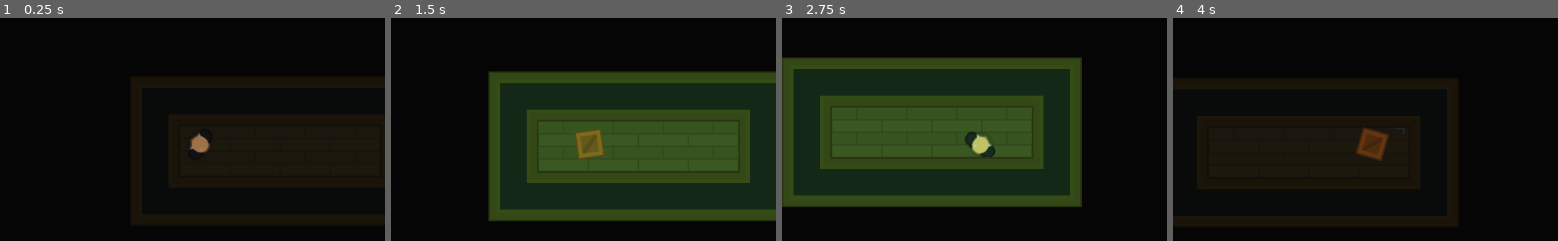
Above: before the commit, frames 1-4 (left to right).
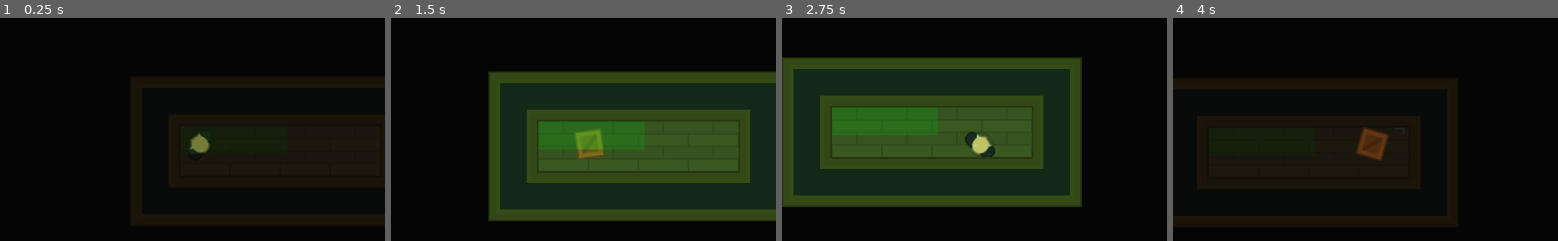
Above: after the commit, the same moments.

Repository: bruhify32/SpyTheGame
Game: Godot game, scene res://Levels/TemplateLevel.tscn
Two runs of this game, one before a commit and one after it. Both use one fixed random seed, a clock stepped at 60 frames per second and the inputs below. This scene is started directly instead of the project's main scene.
Inputs (mouse positions are % of the whole screen's width and height, from its top left):
- Up to frame 1 (0.25 s): no input
- Up to frame 2 (1.5 s): tap Enter at 0.5 s; move the mouse to (73, 45) at 0.52 s; hold D (move_right) 0.53-1.28 s; tap E (toggle_disguise) at 0.6 s; click (73, 45) at 0.67 s; move the mouse to (29, 56) at 1.27 s; hold S (move_down) from 1.28 s (still down); tap Space (torch_vision_mode) at 1.35 s
- Up to frame 3 (2.75 s): move the mouse to (60, 27) at 2.02 s; release S (move_down) at 2.03 s; hold D (move_right) from 2.03 s (still down); tap E (toggle_disguise) at 2.1 s
- Up to frame 4 (4 s): move the mouse to (45, 71) at 2.77 s; release D (move_right) at 2.78 s; hold W (move_up) 2.78-3.53 s; tap Space (torch_vision_mode) at 2.85, 3.5 s; click (45, 71) at 2.92 s; move the mouse to (81, 66) at 3.52 s; hold A (move_left) from 3.53 s (still down); tap E (toggle_disguise) at 3.6 s
The pictures show only the part of the screen within x 24-74%, y 22-72%; the shares and areas given below are measured in that part.

The runs differ from the first frame. In frame 1, 0.3% of the frame differs, in the area x 49-55%, y 52-61%; in frame 2, 0.9%, in the area x 38-66%, y 46-59%; in frame 3, 0.3%; in frame 4, less than 0.1%.

Commit message:
added exit and a free stock music

Diff:
--- /dev/null
+++ b/Levels/Exit.tscn
@@ -0,0 +1,38 @@
+[gd_scene load_steps=4 format=2]
+
+[ext_resource path="res://UI/Theme.tres" type="Theme" id=1]
+[ext_resource path="res://Levels/exit.gd" type="Script" id=2]
+
+[sub_resource type="RectangleShape2D" id=1]
+extents = Vector2( 100, 50 )
+
+[node name="Exit" type="ColorRect"]
+margin_right = 40.0
+margin_bottom = 40.0
+rect_min_size = Vector2( 200, 100 )
+theme = ExtResource( 1 )
+color = Color( 0.364706, 1, 0.27451, 0.411765 )
+script = ExtResource( 2 )
+__meta__ = {
+"_edit_use_anchors_": false
+}
+
+[node name="Label" type="Label" parent="."]
+anchor_left = 0.5
+anchor_top = 0.5
+anchor_right = 0.5
+anchor_bottom = 0.5
+margin_left = -34.0
+margin_top = -13.5
+margin_right = 34.0
+margin_bottom = 13.5
+text = "Exit"
+
+[node name="Area2D" type="Area2D" parent="."]
+position = Vector2( 100, 50 )
+collision_layer = 0
+
+[node name="CollisionShape2D" type="CollisionShape2D" parent="Area2D"]
+shape = SubResource( 1 )
+
+[connection signal="body_entered" from="Area2D" to="." method="_on_Area2D_body_entered"]
--- a/Levels/Level1.tscn
+++ b/Levels/Level1.tscn
@@ -88,4 +88,10 @@
 [node name="BriefCase" parent="Loots" index="0" instance=ExtResource( 7 )]
 position = Vector2( 223.472, 294.966 )
 
+[node name="Exit" parent="." index="10"]
+margin_left = 611.938
+margin_top = 73.1671
+margin_right = 811.938
+margin_bottom = 173.167
+
 [connection signal="combination" from="Computers/Computer" to="LockedDoors/LockedDoor" method="_on_Computer_combination"]
--- a/Levels/TemplateLevel.tscn
+++ b/Levels/TemplateLevel.tscn
@@ -1,10 +1,11 @@
-[gd_scene load_steps=16 format=2]
+[gd_scene load_steps=17 format=2]
 
 [ext_resource path="res://Tiles/TileSet.tres" type="TileSet" id=1]
 [ext_resource path="res://Character/Player.tscn" type="PackedScene" id=2]
 [ext_resource path="res://GFX/Tilesheet/tilesheet_complete.png" type="Texture" id=3]
 [ext_resource path="res://Lightmaps/VisionMode.tscn" type="PackedScene" id=4]
 [ext_resource path="res://UI/GUI.tscn" type="PackedScene" id=5]
+[ext_resource path="res://Levels/Exit.tscn" type="PackedScene" id=6]
 
 [sub_resource type="OccluderPolygon2D" id=1]
 polygon = PoolVector2Array( 14.0498, 11.8171, 13.7708, 11.259, 48.3768, 11.259, 52.0049, 14.8871, 55.912, 15.7242, 58.4238, 47.5396, 56.1912, 53.1212, 10.1426, 54.5166, 5.39819, 47.8186, 5.67737, 15.1661, 11.259, 15.1661 )
@@ -177,3 +178,5 @@
 [node name="Loots" type="Node2D" parent="."]
 
 [node name="GUI" parent="." instance=ExtResource( 5 )]
+
+[node name="Exit" parent="." instance=ExtResource( 6 )]
--- /dev/null
+++ b/Levels/exit.gd
@@ -0,0 +1,5 @@
+extends ColorRect
+
+func _on_Area2D_body_entered(body):
+	if body.has_node("BriefCase"):
+		get_tree().quit();
Not shown, added: SFX/Music/tchaikovsky-dance-of-the-sugar-plum-fairy.mp3.import
Not shown, added: SFX/Music/tchaikovsky-dance-of-the-sugar-plum-fairy.mp3
